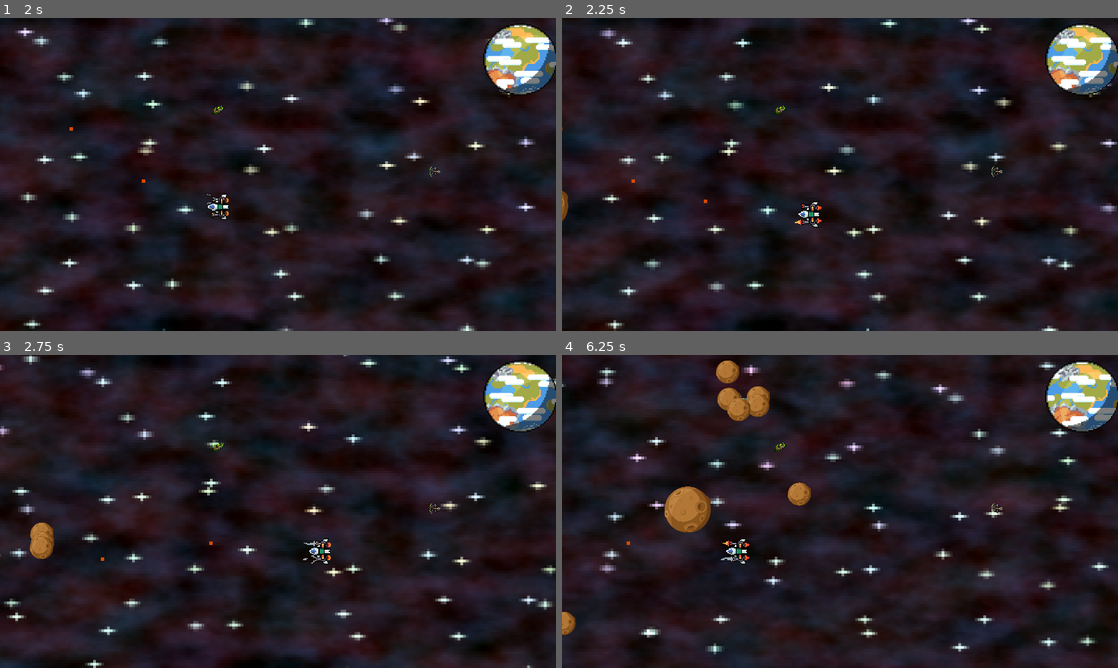
Above: before the commit, frames 1-4 (two rows, left to right).
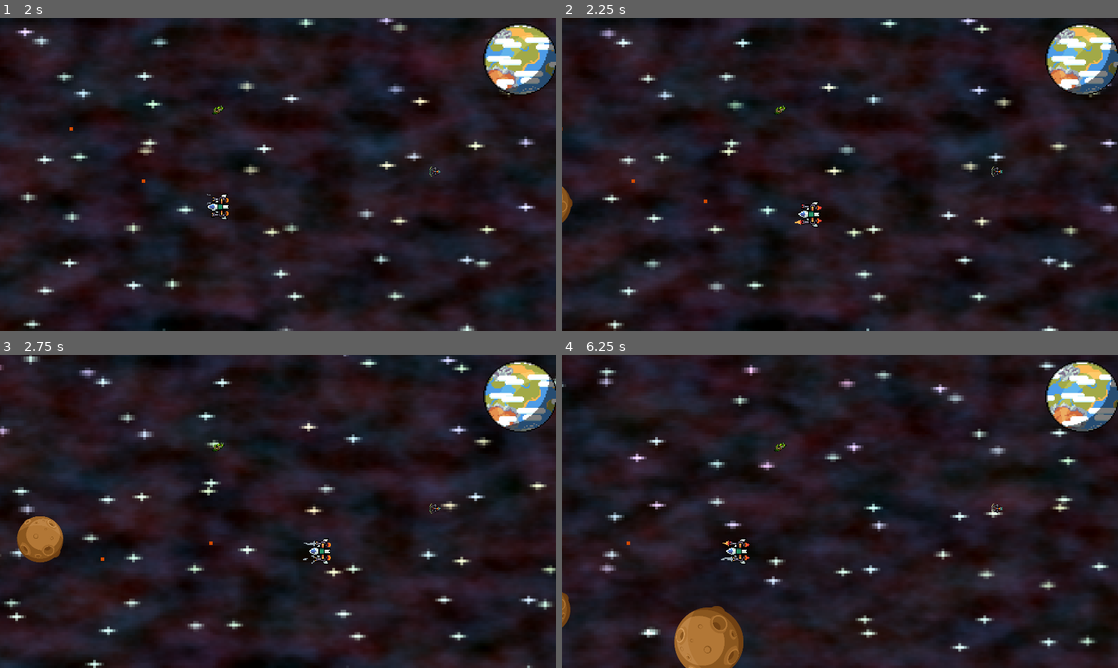
Above: after the commit, the same moments.

Repository: Yekt/SyntaxSoup
Game: Godot game, scene res://scenes/screens/game.tscn
The game is run twice, just before and just after one commit, with the same random seed, the same clock (stepped at 60 frames per second) and the same inputs. The engine's default icon, where the game draws it, is replaced by a stand-in: a white triangle on a blue panel in a dark square.
Inputs:
- Up to frame 1 (2 s): hold D (attacker_right) 0.53-1.28 s; hold S (attacker_down) from 1.28 s (still down)
- Up to frame 2 (2.25 s): release S (attacker_down) at 2.03 s; hold D (attacker_right) from 2.03 s (still down)
- Up to frame 3 (2.75 s): keep holding D (attacker_right)
- Up to frame 4 (6.25 s): release D (attacker_right) at 2.78 s; hold W (attacker_up) 2.78-3.53 s; hold A (attacker_left) 3.53-5.03 s; hold S (attacker_down) 5.03-5.78 s; hold D (attacker_right) from 5.78 s (still down)

Frame 1 is identical in both runs. In frame 2, 0.1% of the frame differs, in the area x 0-2%, y 53-66%; in frame 3, 0.7%; in frame 4, 4.5%, in the area x 0-45%, y 1-100%.

Commit message:
feat: asteroids despawn and tweaks

Diff:
--- a/scenes/entities/asteroid.gd
+++ b/scenes/entities/asteroid.gd
@@ -14,6 +14,7 @@
 var SPEED
 var HEALTH
 var CHILDREN_COUNT
+var ROTATION
 
 
 static func create_asteroid(size: int, direction: Vector2) -> Asteroid:
@@ -24,20 +25,23 @@
 		asteroid.scale = Vector2(0.2, 0.2)
 		asteroid.SIZE = SMALL
 		asteroid.SPEED = 600 * speed_randomizer
-		asteroid.HEALTH = 1
+		asteroid.HEALTH = 2
 		asteroid.CHILDREN_COUNT = 0
+		asteroid.ROTATION = randf_range(-0.1, 0.1)
 	elif (size == MEDIUM):
 		asteroid.scale = Vector2(0.4, 0.4)
 		asteroid.SIZE = MEDIUM
-		asteroid.SPEED = 400 * speed_randomizer
-		asteroid.HEALTH = 2
+		asteroid.SPEED = 450 * speed_randomizer
+		asteroid.HEALTH = 3
 		asteroid.CHILDREN_COUNT = 3
+		asteroid.ROTATION = randf_range(-0.05, 0.05)
 	else:
 		asteroid.scale = Vector2(0.6, 0.6)
 		asteroid.SIZE = LARGE
-		asteroid.SPEED = 200 * speed_randomizer
-		asteroid.HEALTH = 4
-		asteroid.CHILDREN_COUNT = 3
+		asteroid.SPEED = 300 * speed_randomizer
+		asteroid.HEALTH = 5
+		asteroid.CHILDREN_COUNT = 2
+		asteroid.ROTATION = randf_range(-0.01, 0.01)
 	asteroid.DIRECTION = direction
 	return asteroid
 
@@ -49,20 +53,22 @@
 
 func _process(delta):
 	position = position + DIRECTION * SPEED * delta
-	for object in get_overlapping_bodies():
-		object.hit(1)
-		HEALTH = -1
-	if HEALTH <= 0:
-		spawn_children()
-		queue_free()
+	rotate(ROTATION)
 
 
 func spawn_children():
 	for i in CHILDREN_COUNT:
-		var child = Asteroid.create_asteroid(SIZE-1, Vector2.RIGHT + Vector2(0, randf_range(-0.6, 0.6)))
+		var child = Asteroid.create_asteroid(SIZE-1, Vector2.RIGHT + Vector2(0, randf_range(-0.8, 0.8)))
 		child.position = self.position
 		get_parent().add_child(child)
 
 
 func hit(damage):
 	HEALTH -= damage
+	if HEALTH <= 0:
+		spawn_children()
+		queue_free()
+
+
+func on_screen_exited():
+	queue_free()
--- a/scenes/entities/asteroid.tscn
+++ b/scenes/entities/asteroid.tscn
@@ -17,3 +17,7 @@
 [node name="Sprite2D" type="Sprite2D" parent="."]
 scale = Vector2(0.5, 0.5)
 texture = ExtResource("2_wjemx")
+
+[node name="VisibleOnScreenNotifier2D" type="VisibleOnScreenNotifier2D" parent="."]
+
+[connection signal="screen_exited" from="VisibleOnScreenNotifier2D" to="." method="on_screen_exited"]
--- a/scenes/screens/game.gd
+++ b/scenes/screens/game.gd
@@ -4,7 +4,6 @@
 
 
 var GLOBALS
-#var ASTEROID = preload("res://scenes/entities/asteroid.tscn")
 
 
 func _ready():
@@ -20,10 +19,10 @@
 	var rng = randf()
 	var asteroid
 	if (rng <= 0.5):
-		asteroid = Asteroid.create_asteroid(0, Vector2.RIGHT)
+		asteroid = Asteroid.create_asteroid(0, Vector2.RIGHT + Vector2(0, randf_range(-0.1, 0.1)))
 	elif (rng <= 0.8333):
-		asteroid = Asteroid.create_asteroid(1, Vector2.RIGHT)
+		asteroid = Asteroid.create_asteroid(1, Vector2.RIGHT + Vector2(0, randf_range(-0.1, 0.1)))
 	else:
-		asteroid = Asteroid.create_asteroid(2, Vector2.RIGHT)
+		asteroid = Asteroid.create_asteroid(2, Vector2.RIGHT + Vector2(0, randf_range(-0.1, 0.1)))
 	asteroid.global_position = %SpawnPoint.global_position
 	add_child(asteroid)
Not shown: 1 places in scenes/screens/game.tscn that only renumber resources
Not shown, changed: scenes/textures/Minerals/Icon14.png.import
Not shown, changed: scenes/textures/Minerals/Icon23.png.import
Not shown, changed: scenes/textures/Minerals/Icon31.png.import
Not shown, changed: scenes/textures/Minerals/Icon8.png.import
